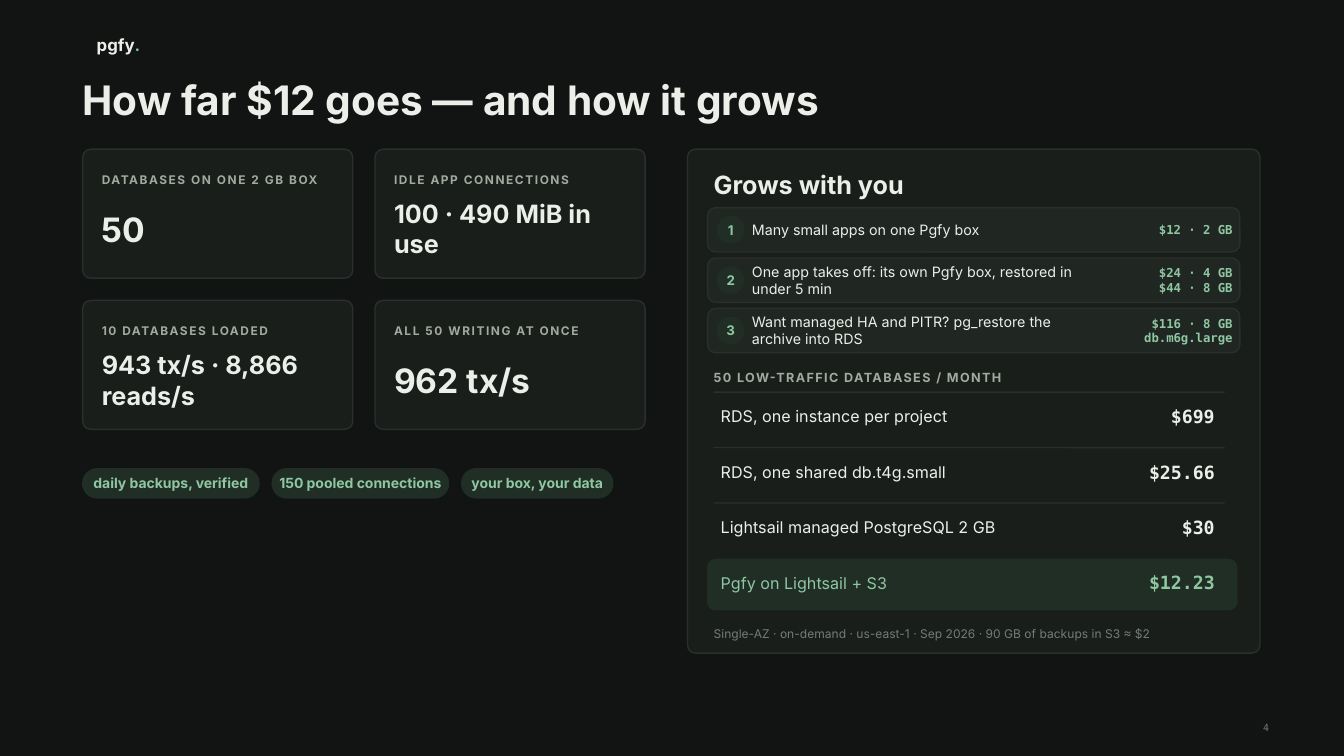
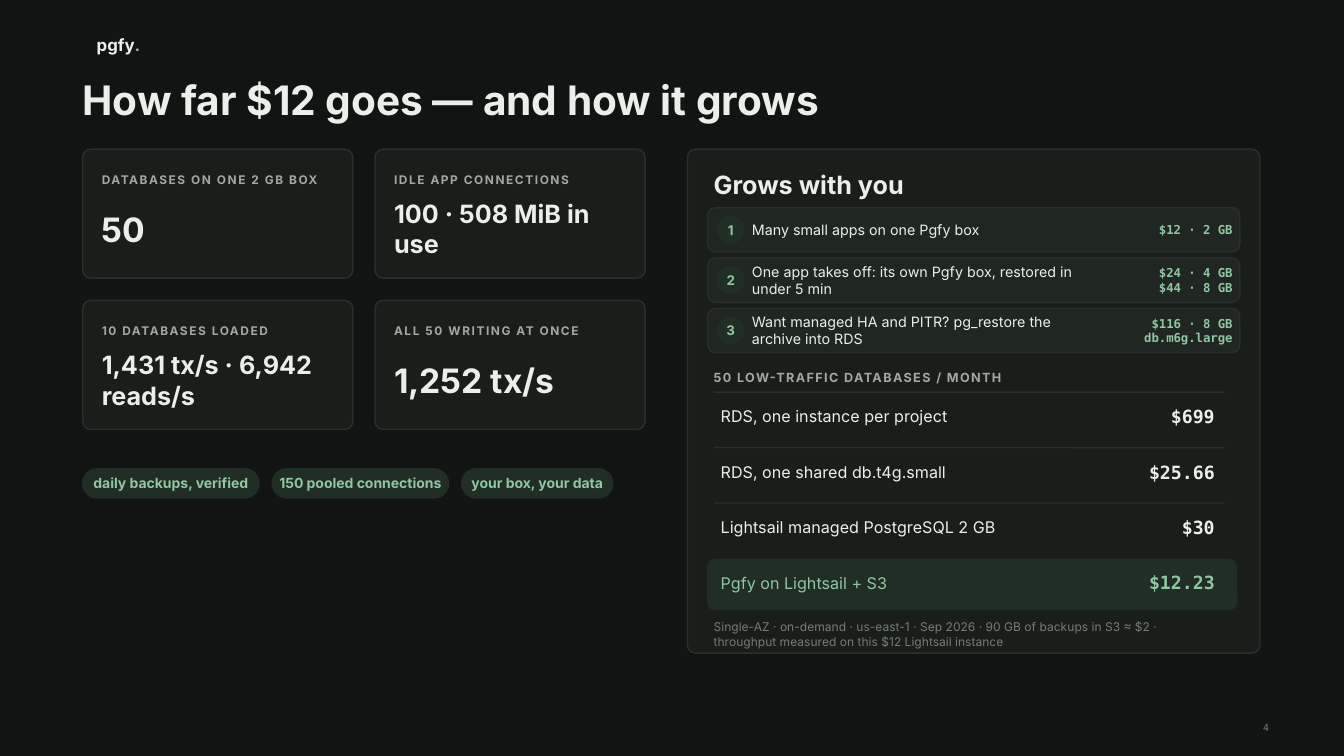
Before and after one commit to c-varun14/Pgfy, a slide deck: slide 4 of docs/deck/pgfy-pitch.pptx. Drawn at 1344x756 pixels with LibreOffice and Linux fonts; fonts in the diff are those of the drawing; background and template pictures are left out. Boxes give left, top, right and bottom in pixels: in the first picture for what was removed or moved away, otherwise in the second. Text is boxed around its words. In the diff, an @@ line names an element or a change of style, - is before the commit and + after.

```diff
--- a/docs/deck/pgfy-pitch.pptx
+++ b/docs/deck/pgfy-pitch.pptx
@@ text at (394,203,589,254): text changed @@
-100 · 490 MiB in use
+100 · 508 MiB in use
@@ text at (102,354,312,408): text changed @@
-943 tx/s · 8,866 reads/s
+1,431 tx/s · 6,942 reads/s
@@ text at (394,367,555,400): text changed @@
-962 tx/s
+1,252 tx/s
@@ text at (714,621,1150,649): text changed @@
-Single-AZ · on-demand · us-east-1 · Sep 2026 · 90 GB of backups in S3 ≈ $2
+Single-AZ · on-demand · us-east-1 · Sep 2026 · 90 GB of backups in S3 ≈ $2 · throughput measured on this $12 Lightsail instance
```
Also in this commit, not shown: 4 other files.
